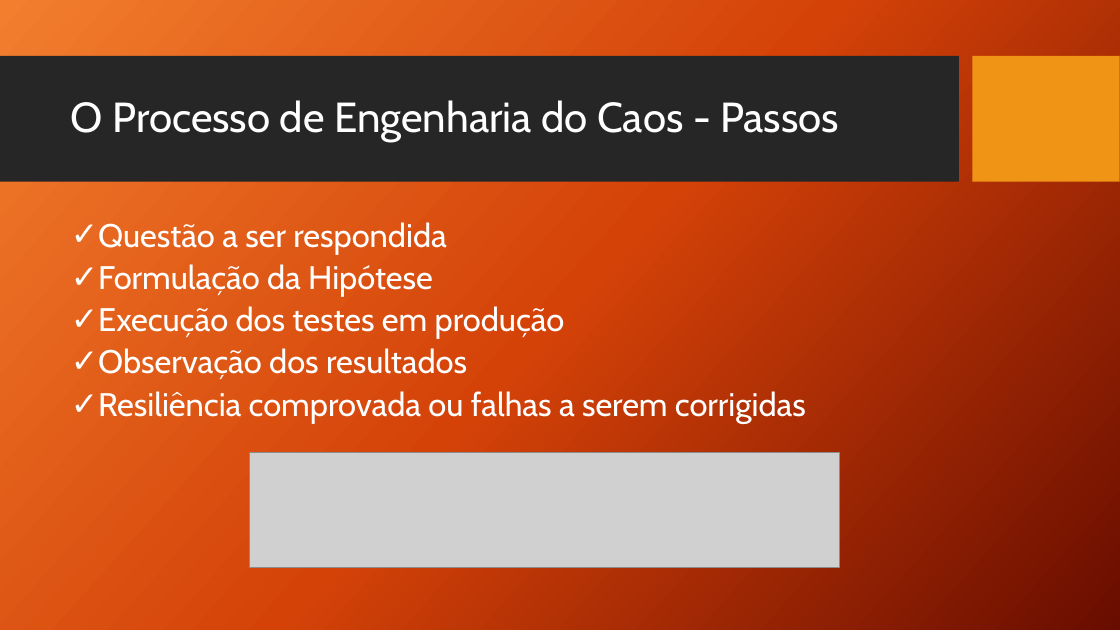
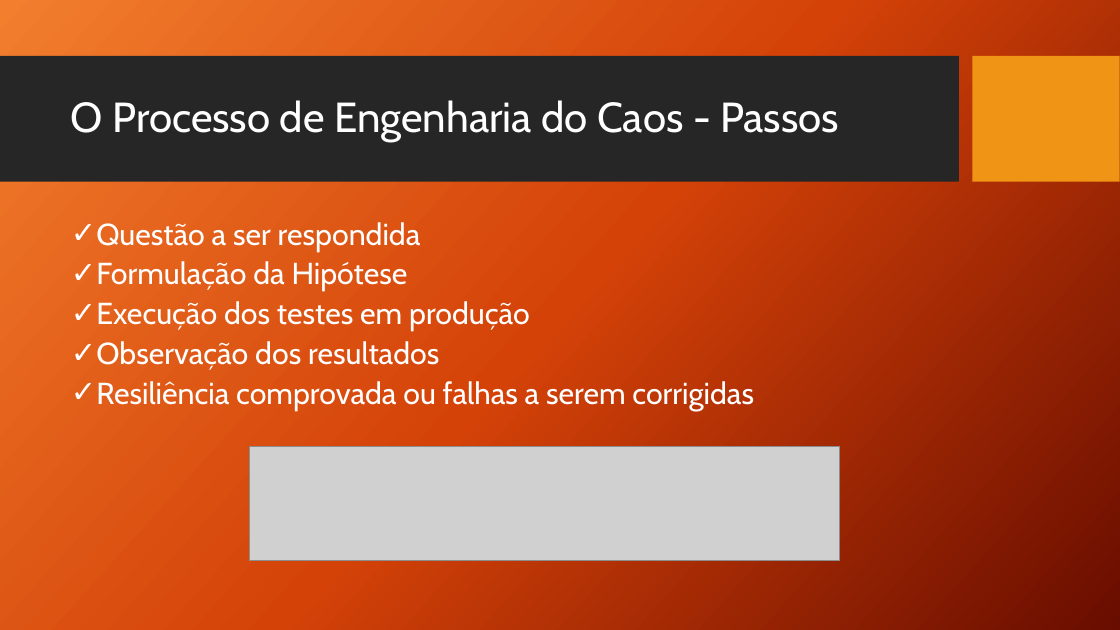
Before and after one commit to TCC-Chaos-Engineering/docs-chaos-engineering, a slide deck: slide 12 of docs/Chaos Engineering - Das Hipoteses aos Testes.pptx. Drawn at 1120x630 pixels with LibreOffice and Linux fonts; fonts in the diff are those of the drawing; grey boxes stand for pictures; background and template pictures are left out. Boxes give left, top, right and bottom in pixels: in the first picture for what was removed or moved away, otherwise in the second. Text is boxed around its words. In the diff, an @@ line names an element or a change of style, - is before the commit and + after.

```diff
--- a/docs/Chaos Engineering - Das Hipoteses aos Testes.pptx
+++ b/docs/Chaos Engineering - Das Hipoteses aos Testes.pptx
@@ text "Questão a ser respondida" at (96,222,754,411): size 28 to 26 pt @@
@@ picture: place and size @@
-picture at (250,453,840,567)
+picture at (250,446,840,560)
```
Also in this commit, not shown: 27 other slides changed, 21 slides added, 2 slides removed.
